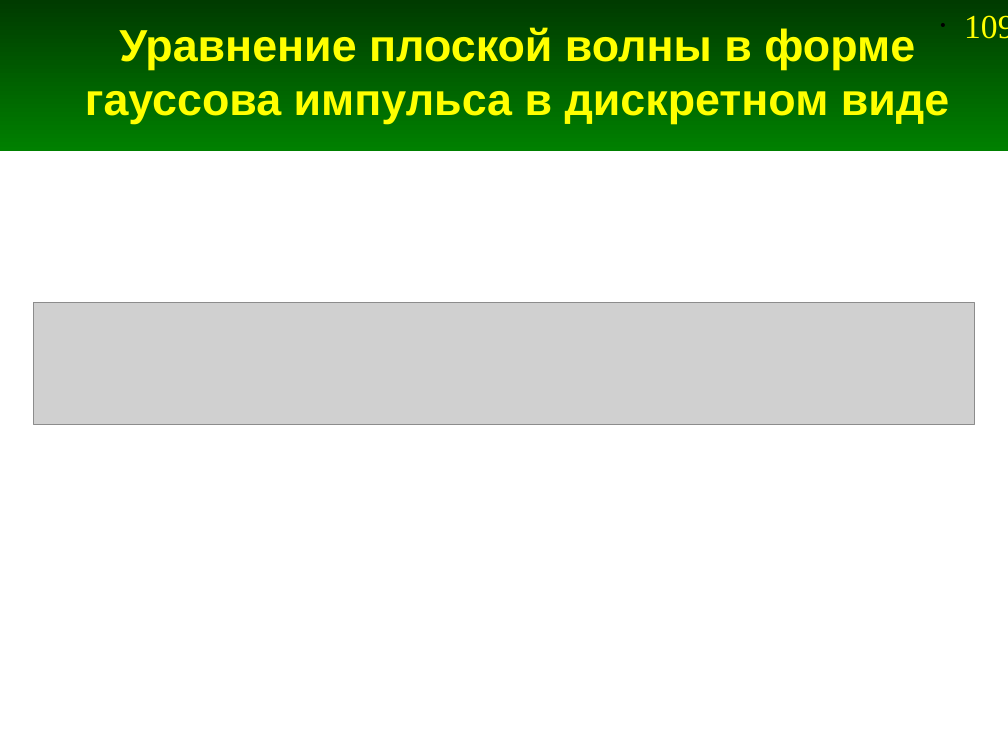
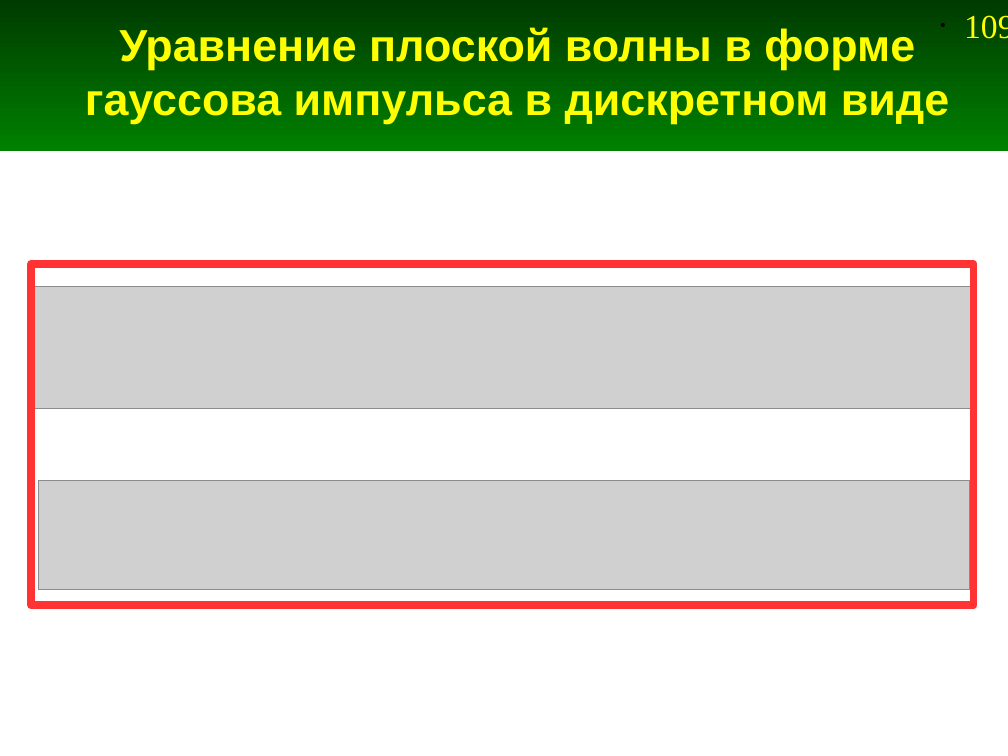
Before and after one commit to andris0147sv/modelling, a slide deck: slide 109 of presentations/2. FDTD.odp. Drawn at 1008x756 pixels with LibreOffice and Linux fonts; fonts in the diff are those of the drawing; grey boxes stand for pictures. Boxes give left, top, right and bottom in pixels: in the first picture for what was removed or moved away, otherwise in the second. Text is boxed around its words. In the diff, an @@ line names an element or a change of style, - is before the commit and + after.

```diff
--- a/presentations/2. FDTD.odp
+++ b/presentations/2. FDTD.odp
@@ rectangle added at bbox=[31, 264, 974, 606], outline #FF3333 5.67 pt @@
@@ picture: place and size @@
-picture at bbox=[34, 302, 975, 424]
+picture at bbox=[34, 286, 975, 408]
@@ picture added at bbox=[38, 480, 970, 590] @@
```
Also in this commit, not shown: 20 other slides changed, 2 slides added, 3 slides removed, 9 other files.
